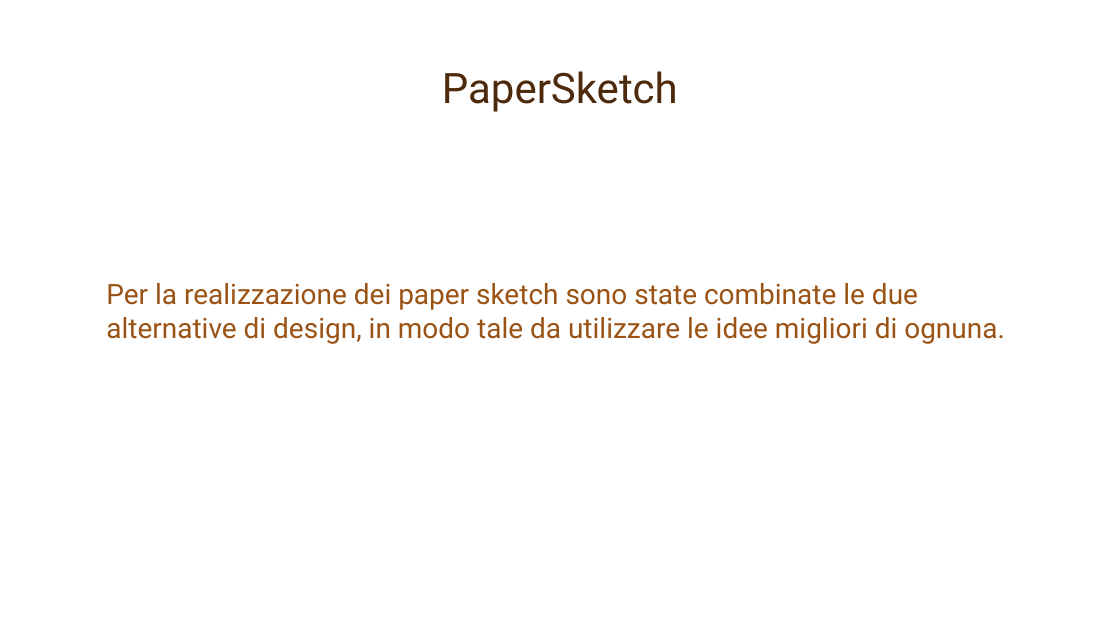
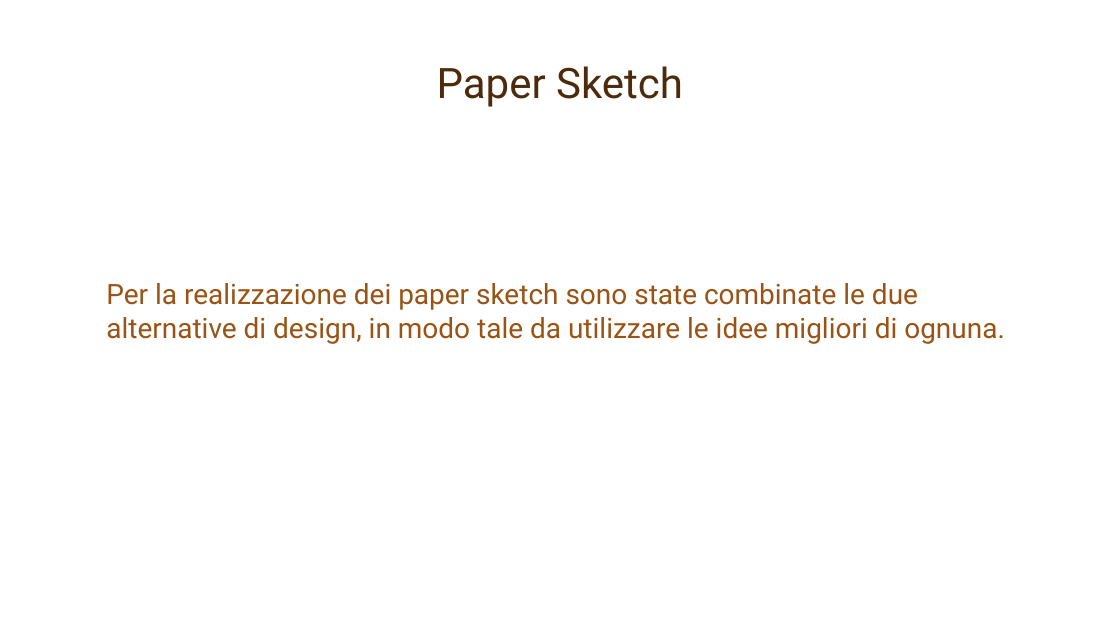
Before and after one commit to mcastellaneta/Recyclapp, a slide deck: slide 22 of Presentazione IUM/RecyclApp.pptx. Drawn at 1120x630 pixels with LibreOffice and Linux fonts; fonts in the diff are those of the drawing; background and template pictures are left out. Boxes give left, top, right and bottom in pixels: in the first picture for what was removed or moved away, otherwise in the second. Text is boxed around its words. In the diff, an @@ line names an element or a change of style, - is before the commit and + after.

```diff
--- a/Presentazione IUM/RecyclApp.pptx
+++ b/Presentazione IUM/RecyclApp.pptx
@@ text added at (437, 66, 683, 107), 36 pt, text #4D2A0B @@
+Paper Sketch
@@ title removed at (442, 71, 678, 112) @@
-PaperSketch
```
Also in this commit, not shown: 23 other slides changed.
